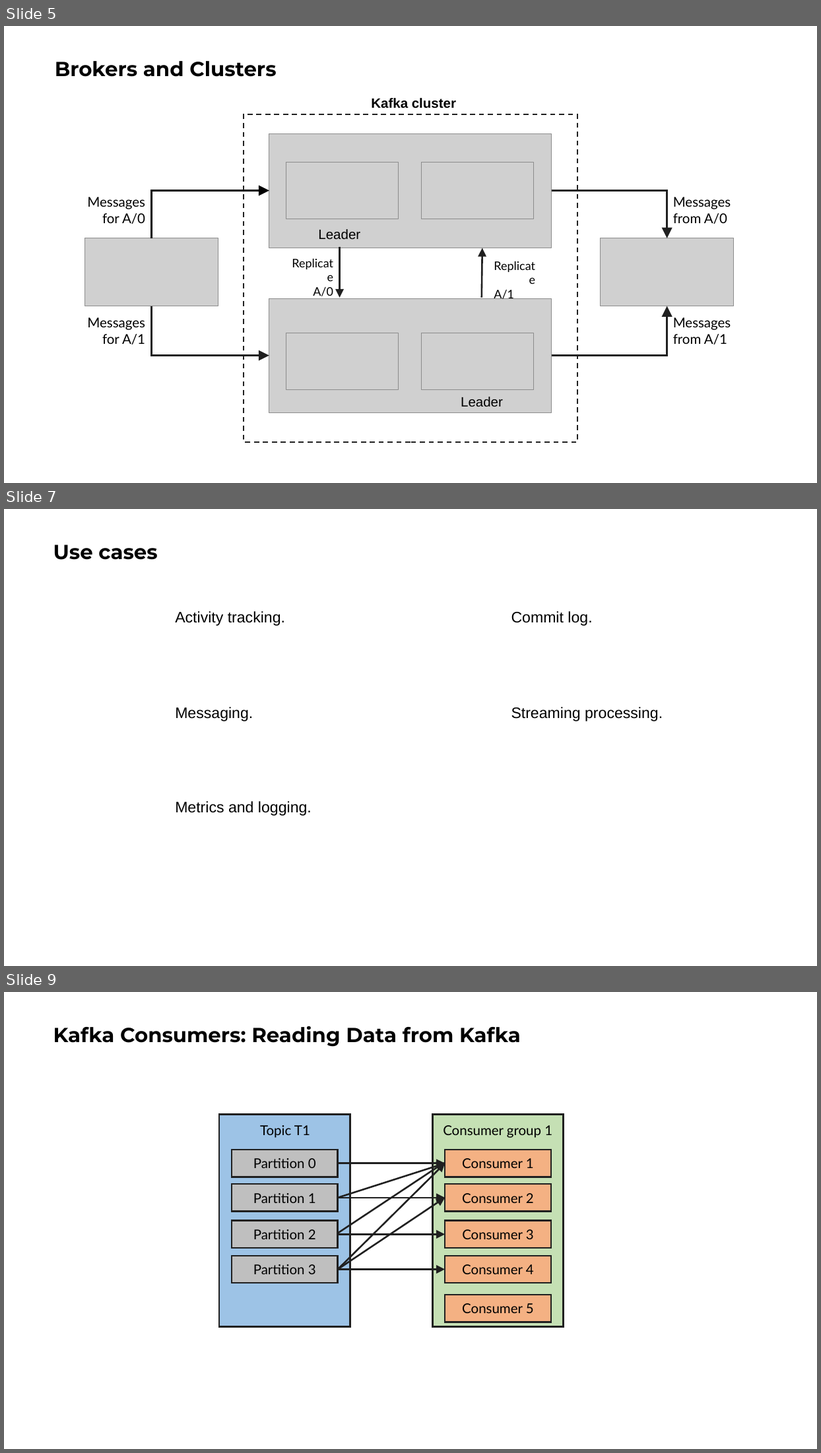
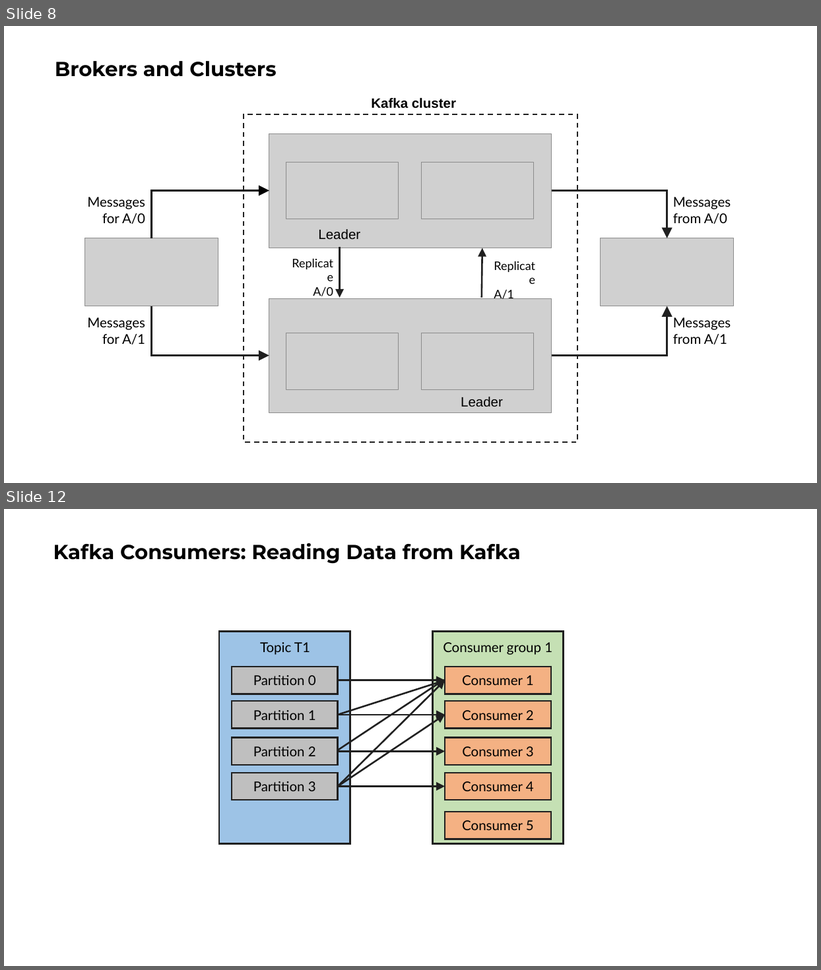
Before and after one commit to ngoctd314/books-note, a slide deck: Kafka Definitive Guide.pptx. Shown one above the other, each under a label of ours: slides 5, 7 and 9 before the commit, slides 8 and 12 after it; the slides between them are not shown. The pictures are 821x1453 and 821x970 pixels, drawn with LibreOffice and Linux fonts; fonts in the diff are those of the drawing; grey boxes stand for pictures. Boxes give left, top, right and bottom in pixels: in the first picture for what was removed or moved away, otherwise in the second. Text is boxed around its words. In the diff, an @@ line names an element or a change of style, - is before the commit and + after.

```diff
--- a/Kafka Definitive Guide.pptx
+++ b/Kafka Definitive Guide.pptx
@@ slide 7 removed at (4,509,817,966), background #FFFFFF @@
@@ title removed at (54,545,157,560) @@
-Use cases
@@ text removed at (175,611,285,626) @@
-Activity tracking.
@@ text removed at (512,611,592,626) @@
-Commit log.
@@ text removed at (175,707,253,722) @@
-Messaging.
@@ text removed at (512,707,663,722) @@
-Streaming processing.
@@ text removed at (175,801,312,816) @@
-Metrics and logging.
@@ what was slide 5 is now slide 8 @@
@@ what was slide 9 is now slide 12 @@
```
Also in this commit, not shown: 2 slides changed, 9 slides added, 4 other slides removed, 3 other files.
